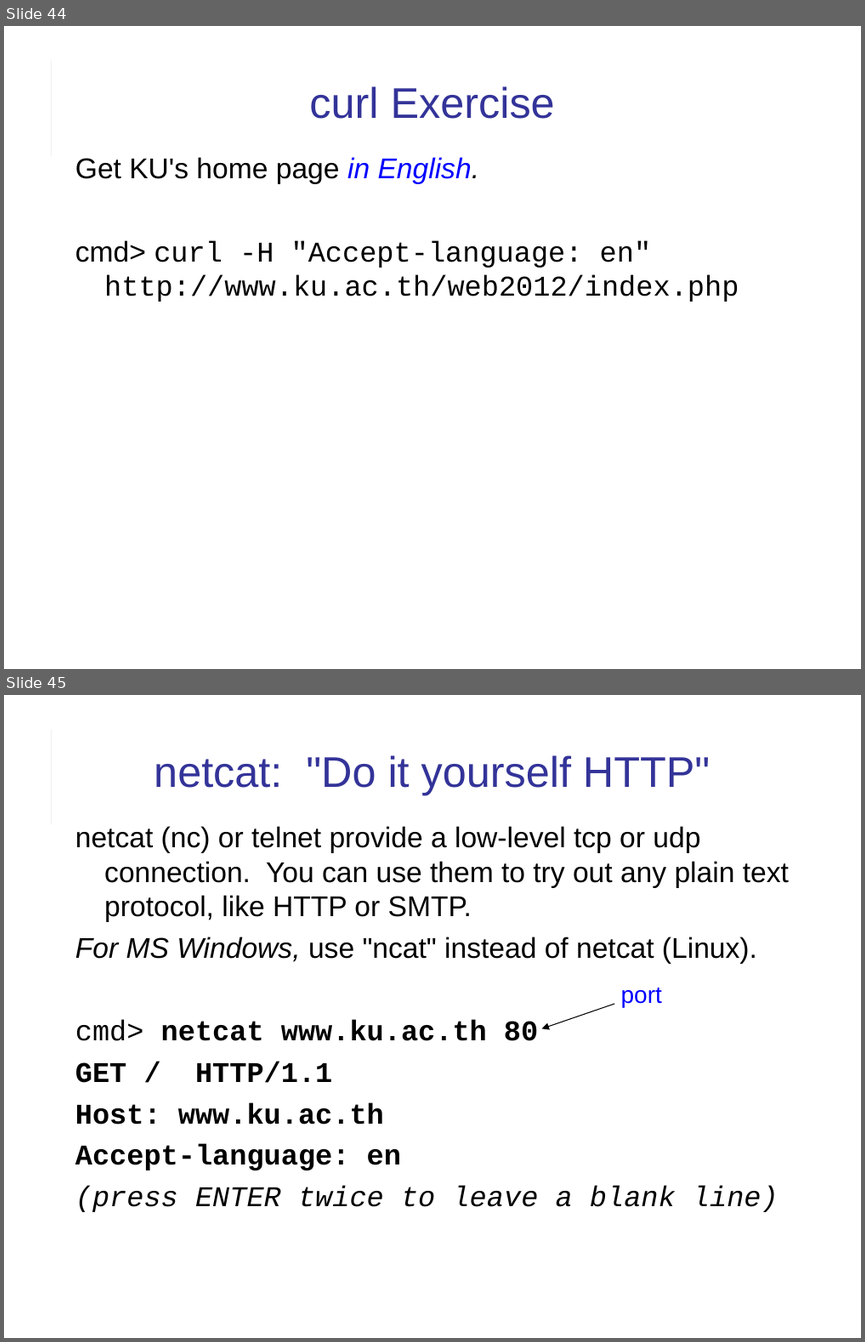
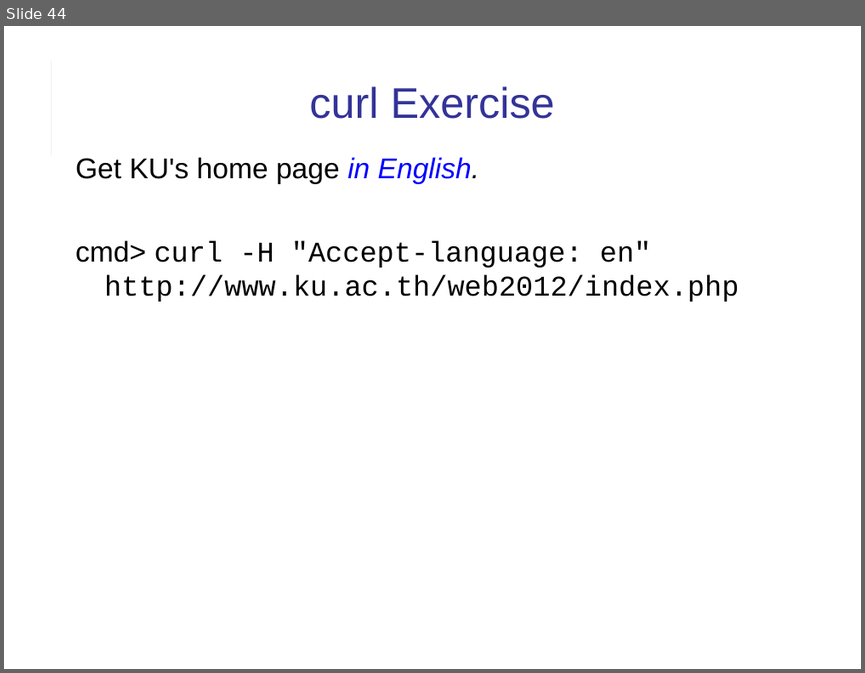
Before and after one commit to cpske/ISP, a slide deck: web/HTTP.ppt. Shown one above the other, each under a label of ours: slides 44 and 45 before the commit, slide 44 after it. The pictures are 865x1342 and 865x673 pixels, drawn with LibreOffice and Linux fonts; fonts in the diff are those of the drawing. Boxes give left, top, right and bottom in pixels: in the first picture for what was removed or moved away, otherwise in the second. Text is boxed around its words. In the diff, an @@ line names an element or a change of style, - is before the commit and + after.

Commit message:
fix link in assignment, update slides on HTTP (Tired of explicitly wording assignments!)

```diff
--- a/web/HTTP.ppt
+++ b/web/HTTP.ppt
@@ slide 45 removed at [4, 695, 861, 1338], background #FFFFFF; not listed: 2 template elements that a slide beside it also shows @@
@@ title removed at [154, 755, 710, 794] @@
-netcat: "Do it yourself HTTP"
@@ text removed at [75, 826, 789, 1212] @@
-netcat (nc) or telnet provide a low-level tcp or udp connection. You can use them to try out any plain text protocol, like HTTP or SMTP.
-For MS Windows, use "ncat" instead of netcat (Linux).
-cmd> netcat www.ku.ac.th 80
-GET / HTTP/1.1
-Host: www.ku.ac.th
-Accept-language: en
-(press ENTER twice to leave a blank line)
@@ text removed at [621, 987, 662, 1007] @@
-port
@@ arrow removed from (614, 1004) to (542, 1028) @@
```
Also in this commit, not shown: 5 slides changed, 1 other slide removed, 10 other files.
